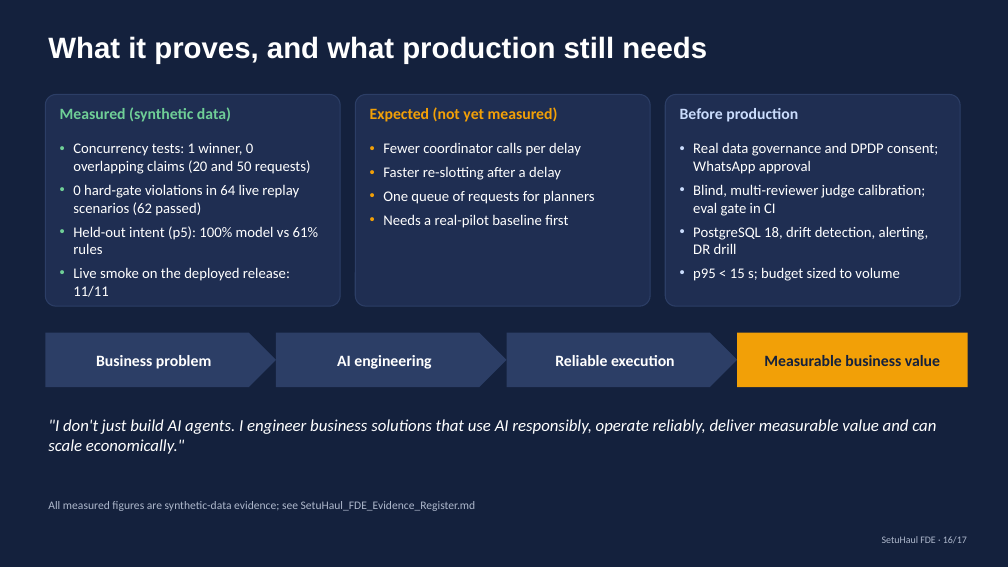
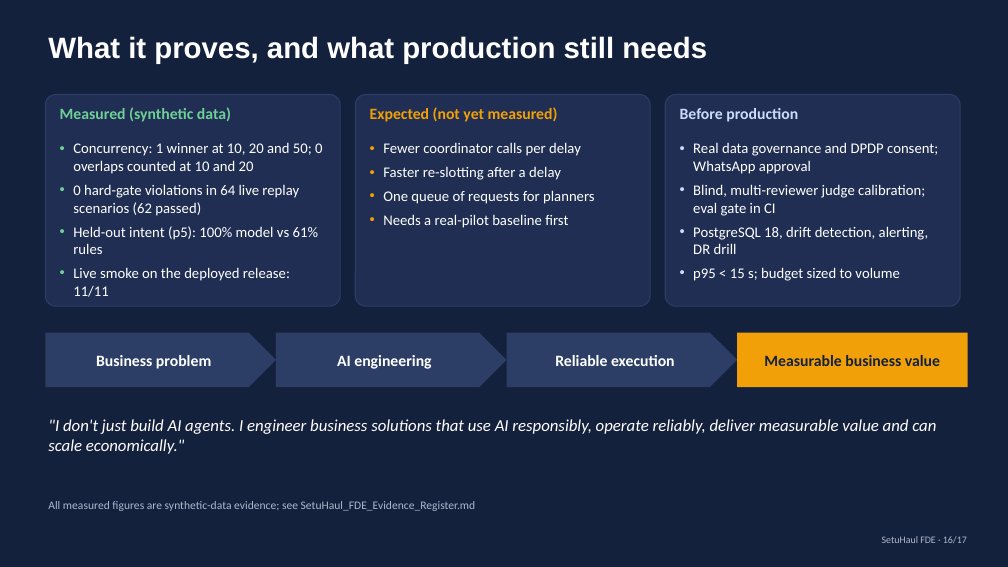
Before and after one commit to amolam/setuhaul-logistics, a slide deck: slide 16 of artifacts/fde-demo/SetuHaul_FDE_Demo.pptx. Drawn at 1008x567 pixels with LibreOffice and Linux fonts; fonts in the diff are those of the drawing. Boxes give left, top, right and bottom in pixels: in the first picture for what was removed or moved away, otherwise in the second. Text is boxed around its words. In the diff, an @@ line names an element or a change of style, - is before the commit and + after.

```diff
--- a/artifacts/fde-demo/SetuHaul_FDE_Demo.pptx
+++ b/artifacts/fde-demo/SetuHaul_FDE_Demo.pptx
@@ text at (73, 143, 322, 174): text changed @@
-• Concurrency tests: 1 winner, 0 overlapping claims (20 and 50 requests)
+• Concurrency: 1 winner at 10, 20 and 50; 0 overlaps counted at 10 and 20
```
Also in this commit, not shown: 7 other slides changed, 12 other files.
